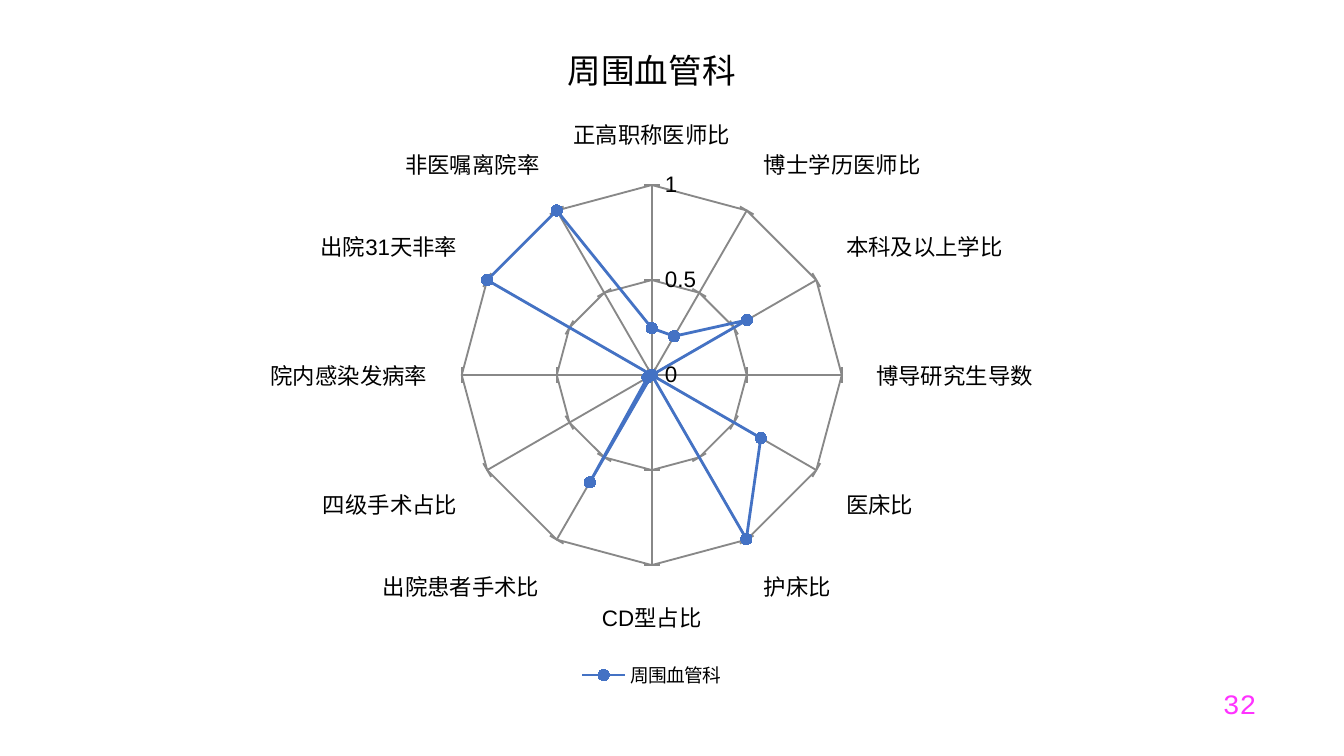
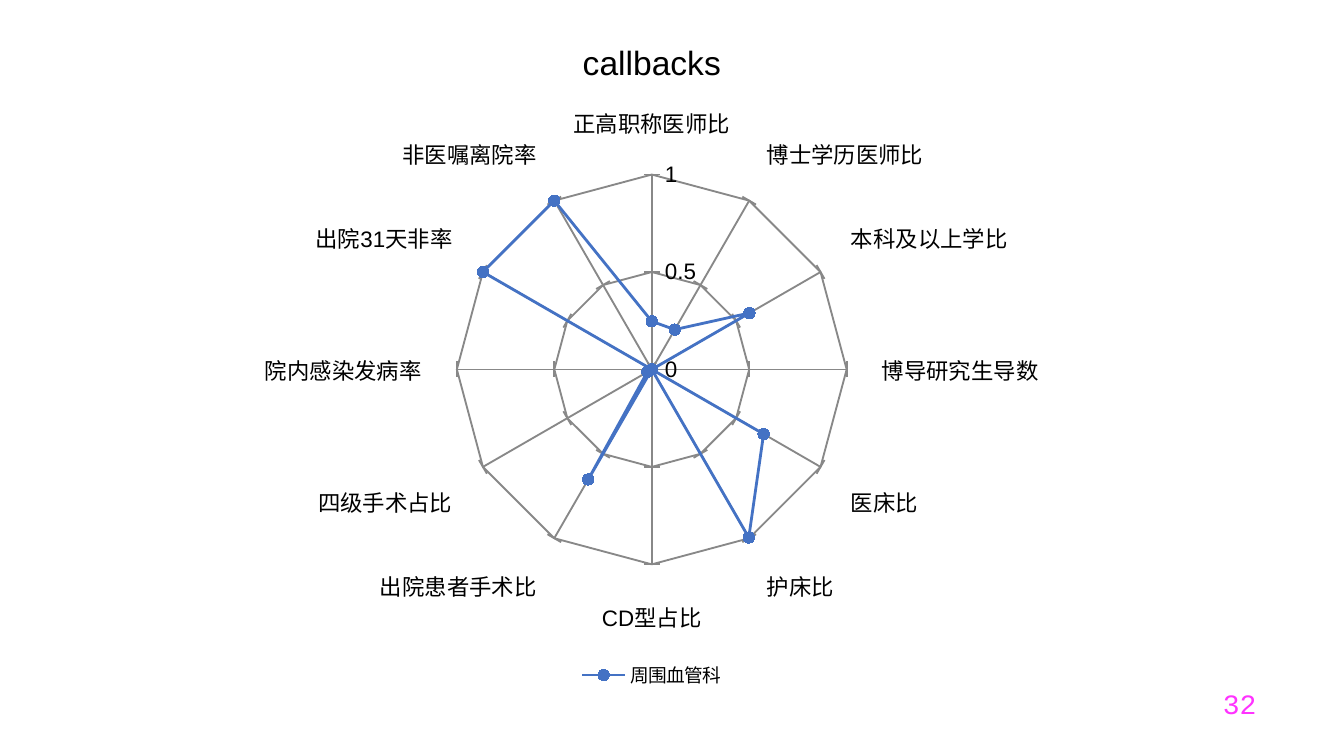
Before and after one commit to Tostig0916/hqcoffee, a slide deck: slide 32 of outputs/PPT/jsszyy.pptxgen.pptx. Drawn at 1344x756 pixels with LibreOffice and Linux fonts; fonts in the diff are those of the drawing. Boxes give left, top, right and bottom in pixels: in the first picture for what was removed or moved away, otherwise in the second. Text is boxed around its words. In the diff, an @@ line names an element or a change of style, - is before the commit and + after.

```diff
--- a/outputs/PPT/jsszyy.pptxgen.pptx
+++ b/outputs/PPT/jsszyy.pptxgen.pptx
@@ radar chart at <box>13,13,1290,694</box> @@
@@ title "周围血管科" to "callbacks" @@
```
Also in this commit, not shown: 36 other slides changed, 3 other files.
